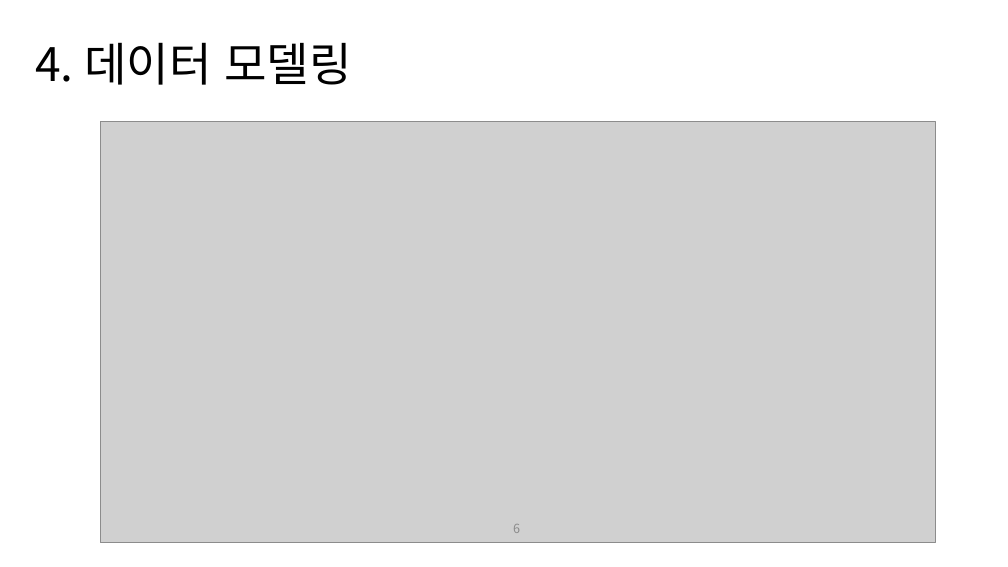
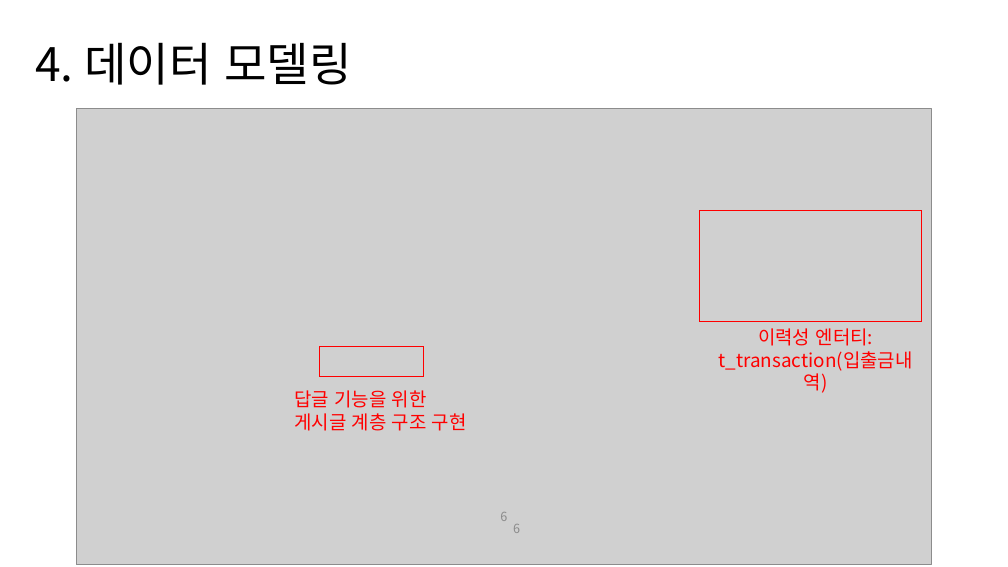
Before and after one commit to nacastle/kopo-MoneySalad, a slide deck: slide 6 of 머니샐러드_포트폴리오.pptx. Drawn at 1008x567 pixels with LibreOffice and Linux fonts; fonts in the diff are those of the drawing; grey boxes stand for pictures. Boxes give left, top, right and bottom in pixels: in the first picture for what was removed or moved away, otherwise in the second. Text is boxed around its words. In the diff, an @@ line names an element or a change of style, - is before the commit and + after.

```diff
--- a/머니샐러드_포트폴리오.pptx
+++ b/머니샐러드_포트폴리오.pptx
@@ picture: place and size @@
-picture at [101, 121, 935, 542]
+picture at [76, 108, 932, 565]
@@ rectangle added at [699, 211, 922, 322], outline #FF0000 1 pt @@
@@ text added at [719, 328, 913, 371], 18 pt, text #FF0000 @@
+이력성 엔터티:
+t_transaction(입출금내역)
@@ rectangle added at [320, 346, 424, 377], outline #FF0000 1 pt @@
@@ text added at [294, 390, 467, 431], 18 pt, text #FF0000 @@
+답글 기능을 위한
+게시글 계층 구조 구현
@@ page number added at [500, 512, 507, 521], 12 pt, text #8C8C8C @@
+6
```
Also in this commit, not shown: 4 other slides changed, 2 slides added, 19 other files.
